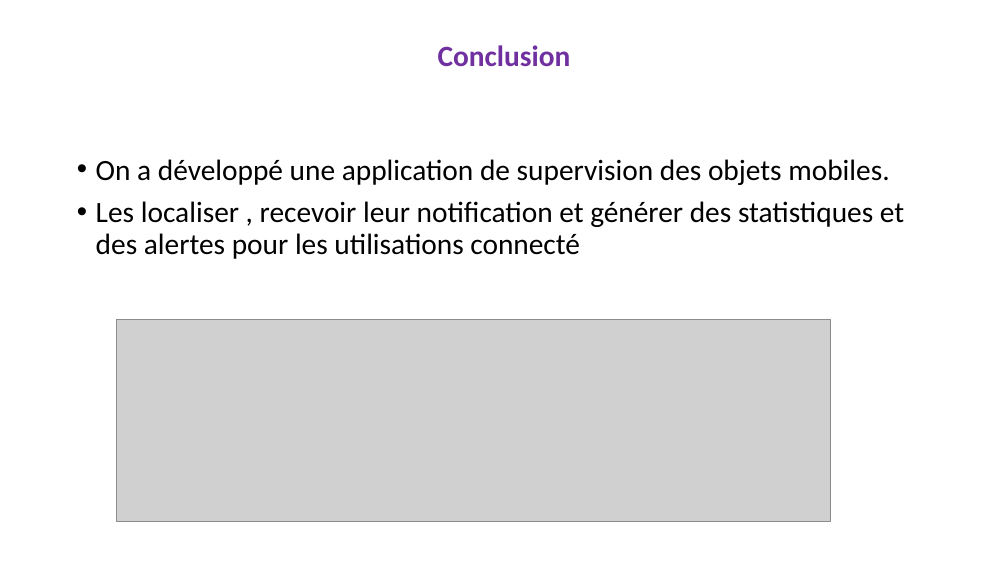
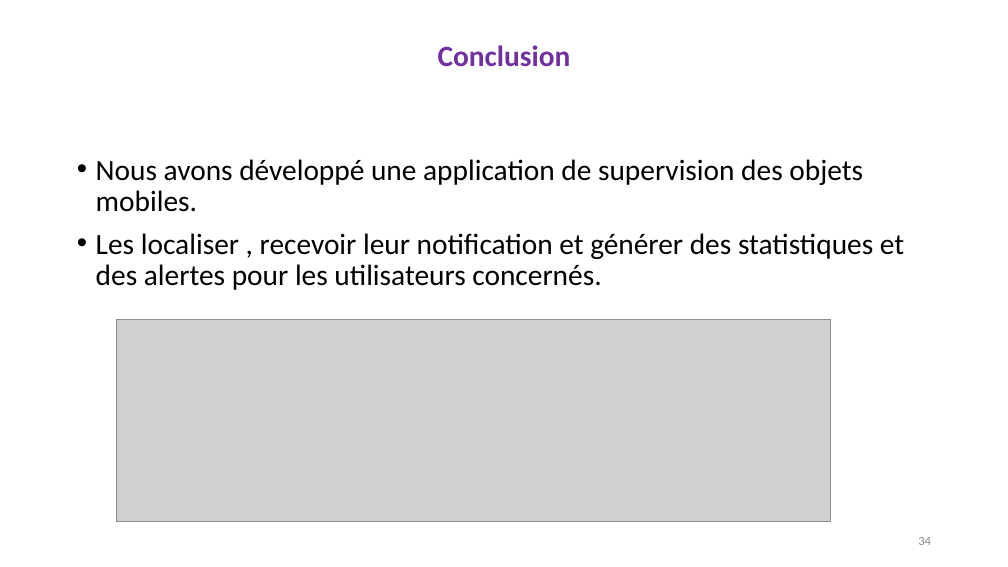
Before and after one commit to HabibAroua/Conception-la-mise-en-place-et-test-d-une-application-d-Internet-of-Mobile-Things, a slide deck: slide 34 of ppe-presentation.pptx. Drawn at 1008x567 pixels with LibreOffice and Linux fonts; fonts in the diff are those of the drawing; grey boxes stand for pictures. Boxes give left, top, right and bottom in pixels: in the first picture for what was removed or moved away, otherwise in the second. Text is boxed around its words. In the diff, an @@ line names an element or a change of style, - is before the commit and + after.

```diff
--- a/ppe-presentation.pptx
+++ b/ppe-presentation.pptx
@@ text at (x1=96, y1=159, x2=904, y2=290): text changed @@
-• On a développé une application de supervision des objets mobiles.
-• Les localiser , recevoir leur notification et générer des statistiques et des alertes pour les utilisations connecté
+• Nous avons développé une application de supervision des objets mobiles.
+• Les localiser , recevoir leur notification et générer des statistiques et des alertes pour les utilisateurs concernés.
@@ page number added at (x1=918, y1=537, x2=931, y2=545), 12 pt, text #8C8C8C @@
+34
```
Also in this commit, not shown: 34 other slides changed, 1 slide added, 1 slide removed.
